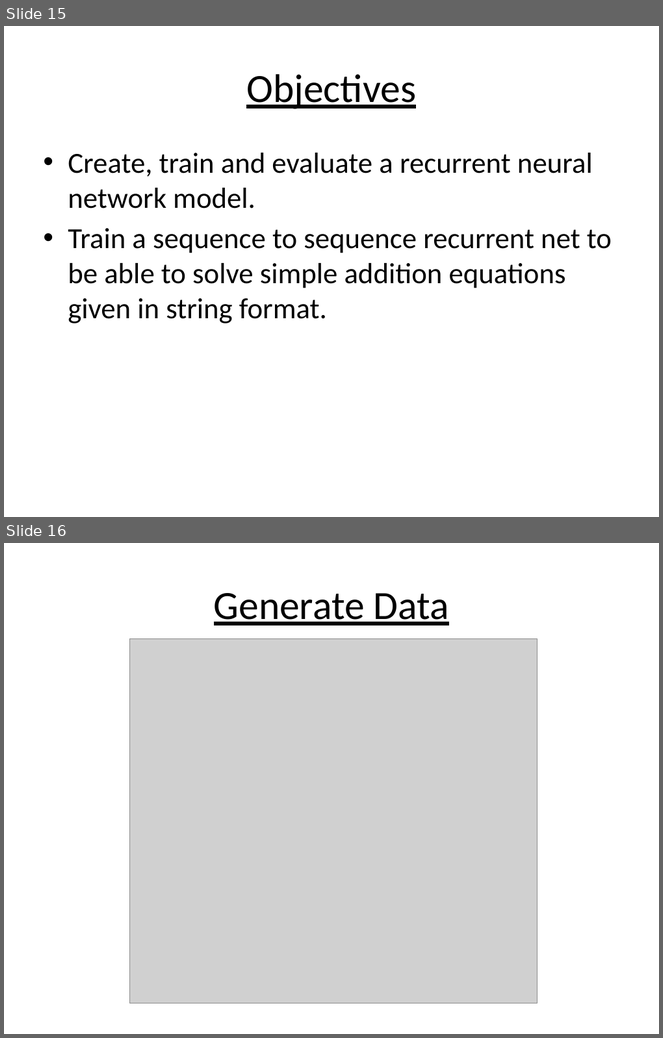
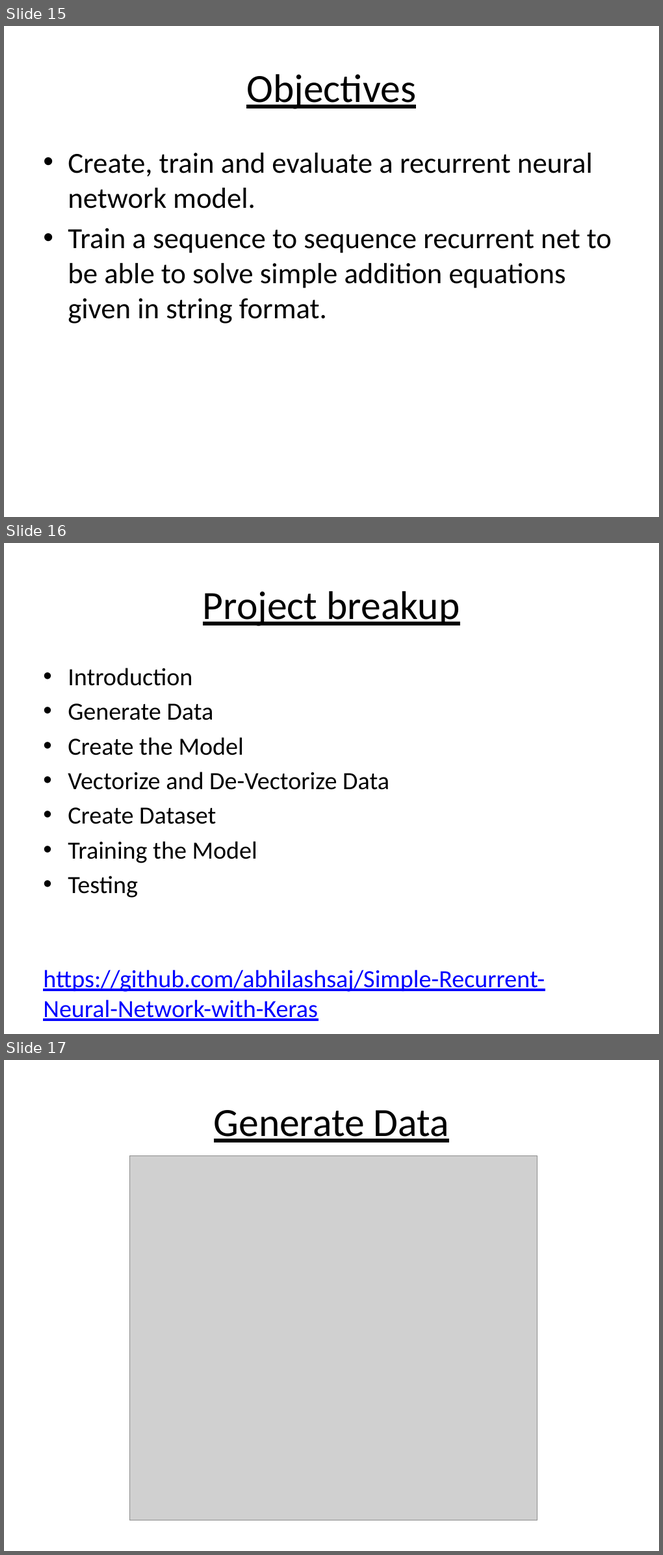
Before and after one commit to abhilashsaj/Simple-Recurrent-Neural-Network-with-Keras, a slide deck: Recurrent Neural Networks.pptx. Shown one above the other, each under a label of ours: slides 15 and 16 before the commit, slides 15, 16 and 17 after it. The pictures are 663x1038 and 663x1555 pixels, drawn with LibreOffice and Linux fonts; fonts in the diff are those of the drawing; grey boxes stand for pictures. Boxes give left, top, right and bottom in pixels: in the first picture for what was removed or moved away, otherwise in the second. Text is boxed around its words. In the diff, an @@ line names an element or a change of style, - is before the commit and + after.

```diff
--- a/Recurrent Neural Networks.pptx
+++ b/Recurrent Neural Networks.pptx
@@ slide 16 added at bbox=[4, 543, 659, 1034], background #FFFFFF @@
@@ title added at bbox=[203, 591, 460, 626], 44 pt, text #000000, underline @@
+Project breakup
@@ text added at bbox=[43, 668, 545, 1021], 27.2 pt, text #000000 @@
+• Introduction
+• Generate Data
+• Create the Model
+• Vectorize and De-Vectorize Data
+• Create Dataset
+• Training the Model
+• Testing
+https://github.com/abhilashsaj/Simple-Recurrent-Neural-Network-with-Keras
@@ what was slide 16 is now slide 17 @@
```
Also in this commit, not shown: 1 slide changed.
